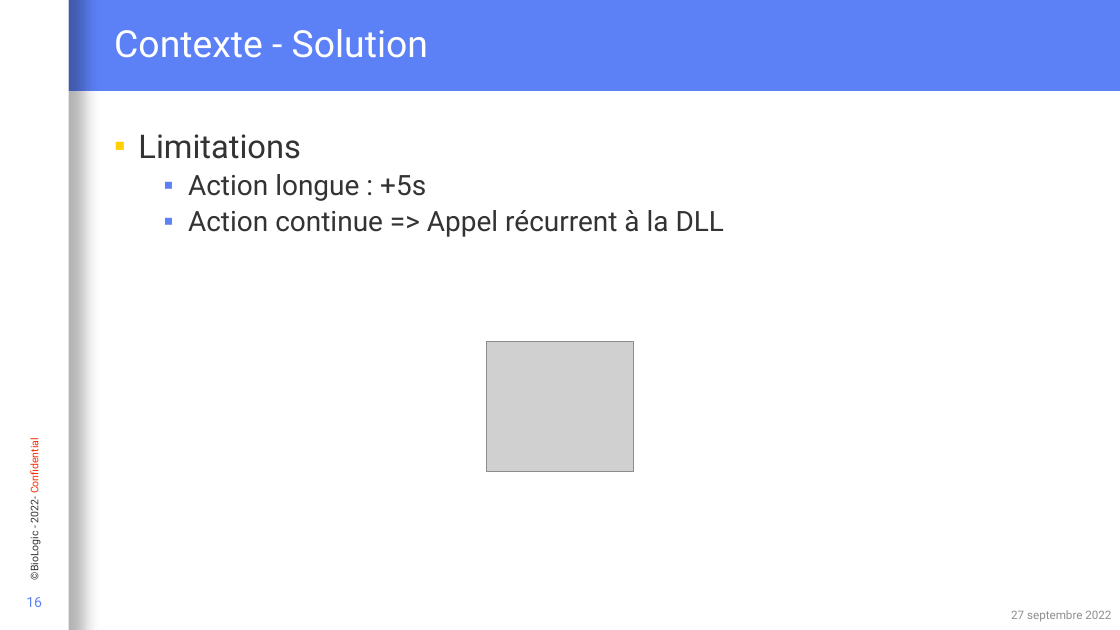
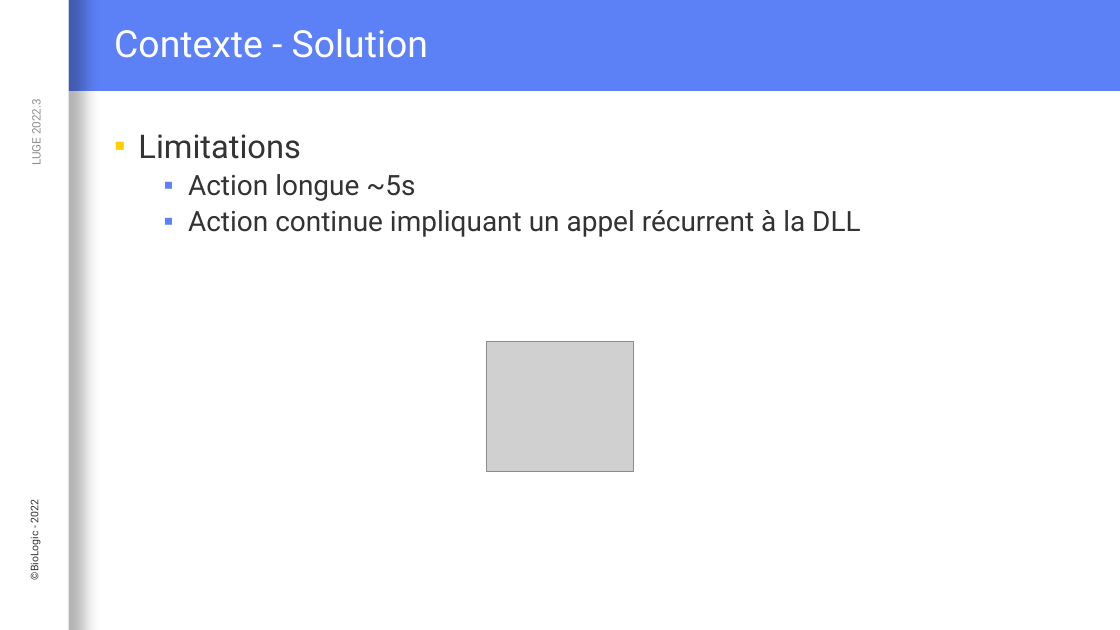
Before and after one commit to Loysse/PostLVUserEvent_Demo, a slide deck: slide 16 of Interaction événementielle entre du code C et LabVIEW.pptx. Drawn at 1120x630 pixels with LibreOffice and Linux fonts; fonts in the diff are those of the drawing; grey boxes stand for pictures; background and template pictures are left out. Boxes give left, top, right and bottom in pixels: in the first picture for what was removed or moved away, otherwise in the second. Text is boxed around its words. In the diff, an @@ line names an element or a change of style, - is before the commit and + after.

```diff
--- a/Interaction événementielle entre du code C et LabVIEW.pptx
+++ b/Interaction événementielle entre du code C et LabVIEW.pptx
@@ text added at (x1=29, y1=102, x2=44, y2=164), 10 pt, text #909090 @@
+LUGE 2022.3
@@ text at (x1=188, y1=174, x2=861, y2=237): text changed @@
-  ▪ Action longue : +5s
-  ▪ Action continue => Appel récurrent à la DLL
+  ▪ Action longue ~5s
+  ▪ Action continue impliquant un appel récurrent à la DLL
@@ text at (x1=27, y1=502, x2=41, y2=579): text changed @@
-©BioLogic - 2022- Confidential
+©BioLogic - 2022
@@ page number removed at (x1=26, y1=597, x2=42, y2=607) @@
-16
@@ text removed at (x1=1011, y1=610, x2=1111, y2=621) @@
-27 septembre 2022
```
Also in this commit, not shown: 27 other slides changed, 7 slides added, 6 slides removed.
